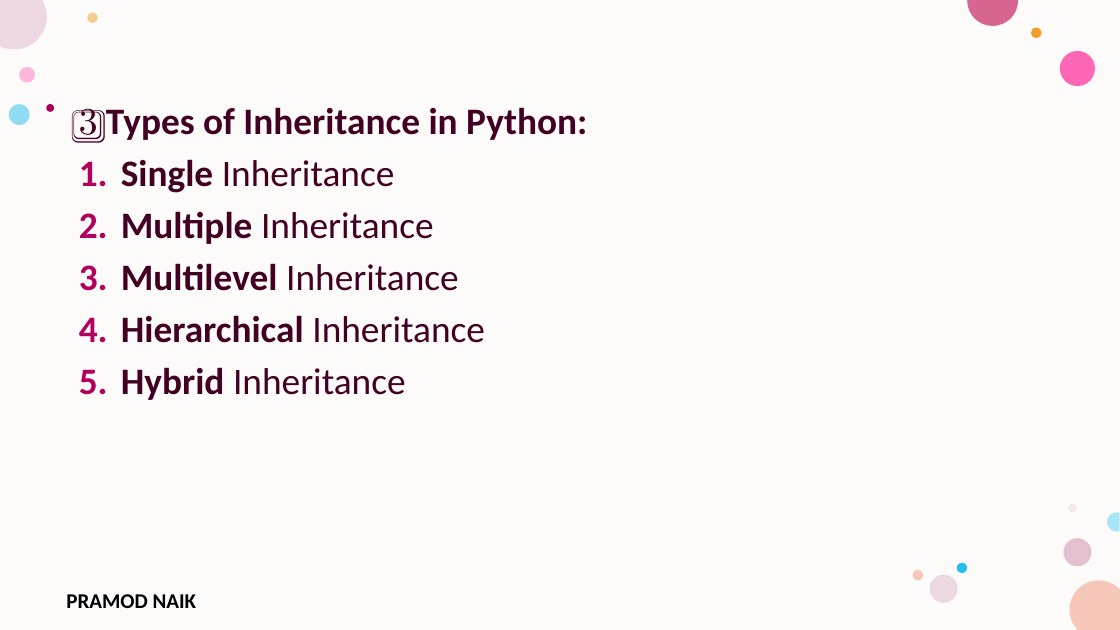
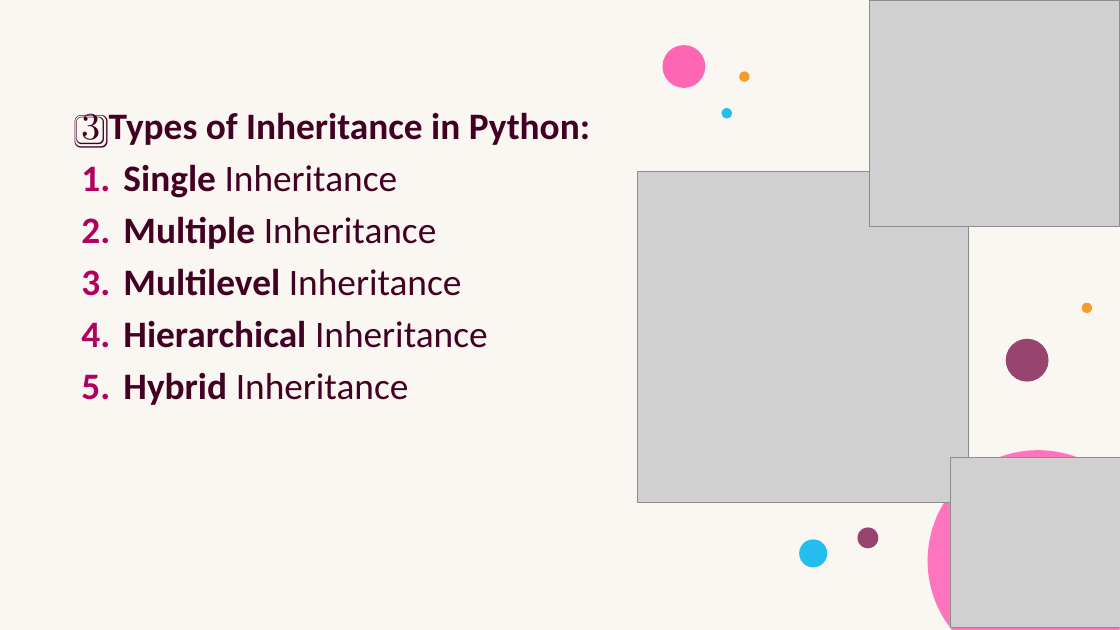
Before and after one commit to PRAMODNAIK-DEV/Backend-Dev-using-Python-FastAPI, a slide deck: slide 26 of Python Fundamentals/Collections and Classes.pptx. Drawn at 1120x630 pixels with LibreOffice and Linux fonts; fonts in the diff are those of the drawing; grey boxes stand for pictures; background and template pictures are left out. Boxes give left, top, right and bottom in pixels: in the first picture for what was removed or moved away, otherwise in the second. Text is boxed around its words. In the diff, an @@ line names an element or a change of style, - is before the commit and + after.

```diff
--- a/Python Fundamentals/Collections and Classes.pptx
+++ b/Python Fundamentals/Collections and Classes.pptx
@@ rectangle removed at bbox=[0, 0, 1120, 630] @@
@@ rectangle added at bbox=[0, 0, 1120, 630], fill #FFFFFF @@
@@ rectangle added at bbox=[0, 0, 1120, 630], fill #F0E2D3 at 30% opacity @@
@@ picture added at bbox=[870, 0, 1120, 227] @@
@@ group added at bbox=[663, 45, 1092, 567]: 7 ellipses @@
@@ group removed at bbox=[8, 13, 1096, 602]: 11 ellipses @@
@@ text "3️⃣ Types of Inheritance in ...": place and size @@
-text "3️⃣ Types of Inheritance in ..." at bbox=[79, 107, 587, 400]
+text "3️⃣ Types of Inheritance in ..." at bbox=[81, 112, 590, 405]
@@ picture added at bbox=[638, 171, 969, 502] @@
@@ freeform shape added at bbox=[928, 450, 1120, 630], fill #FF75BD @@
@@ picture added at bbox=[950, 458, 1120, 628] @@
@@ text removed at bbox=[66, 594, 197, 608] @@
-PRAMOD NAIK
```
Also in this commit, not shown: 4 other slides changed, 7 slides added, 1 slide removed.
